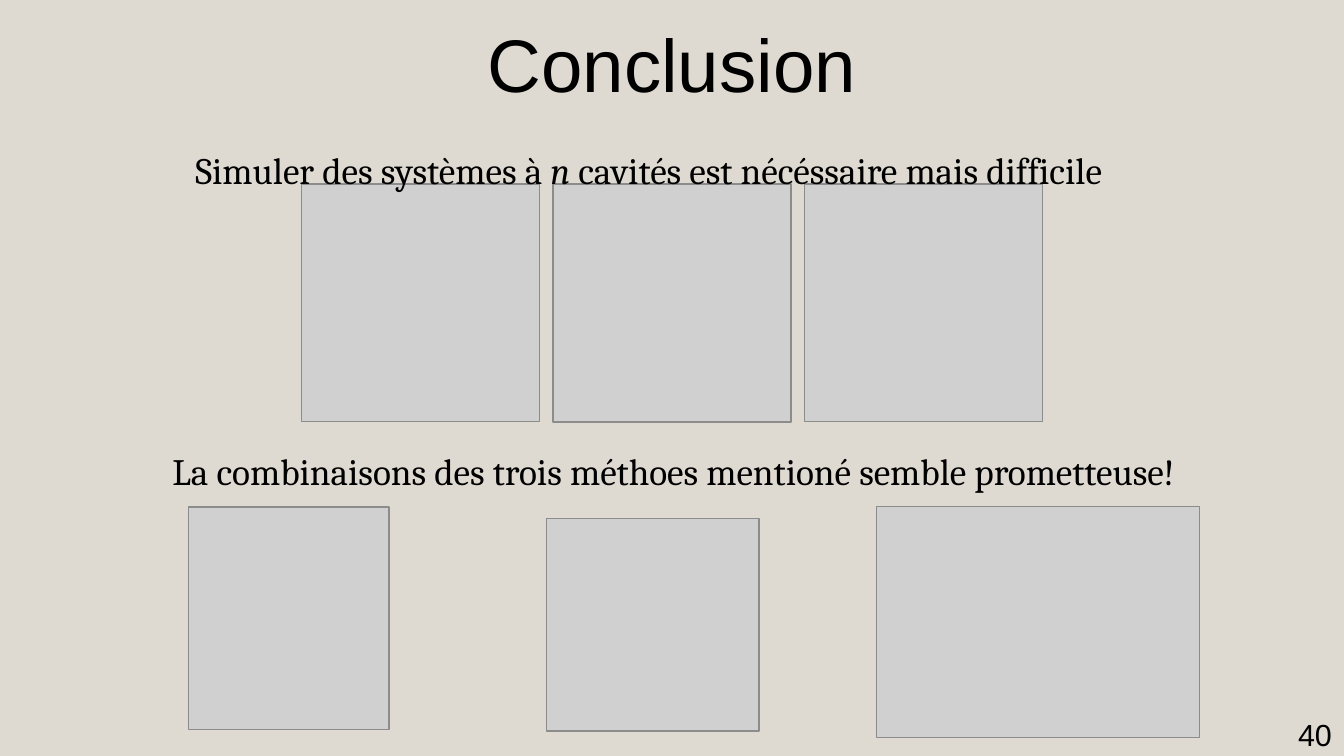
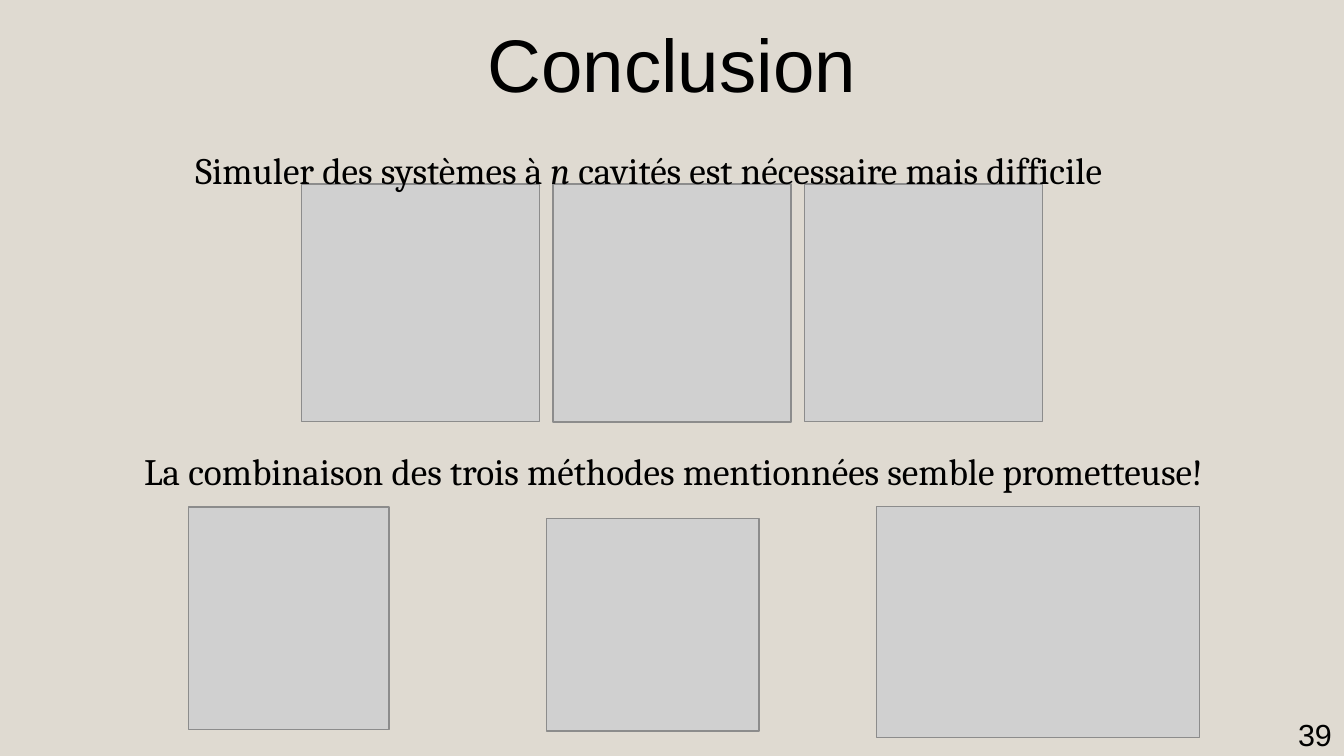
Before and after one commit to AmdaU/presentations, a slide deck: slide 39 of Seminaire/Seminaire.odp (slide 40 before the commit). Drawn at 1344x756 pixels with LibreOffice and Linux fonts; fonts in the diff are those of the drawing; grey boxes stand for pictures. Boxes give left, top, right and bottom in pixels: in the first picture for what was removed or moved away, otherwise in the second. Text is boxed around its words. In the diff, an @@ line names an element or a change of style, - is before the commit and + after.

```diff
--- a/Seminaire/Seminaire.odp
+++ b/Seminaire/Seminaire.odp
@@ title at box(195, 157, 1102, 193): text changed @@
-Simuler des systèmes à n cavités est nécéssaire mais difficile
+Simuler des systèmes à n cavités est nécessaire mais difficile
@@ title at box(144, 459, 1203, 493): text changed @@
-La combinaisons des trois méthoes mentioné semble prometteuse!
+La combinaison des trois méthodes mentionnées semble prometteuse!
@@ page number at box(1298, 724, 1332, 747): text changed @@
-40
+39
```
Also in this commit, not shown: 20 other slides changed, 1 slide removed, 2 other files.
